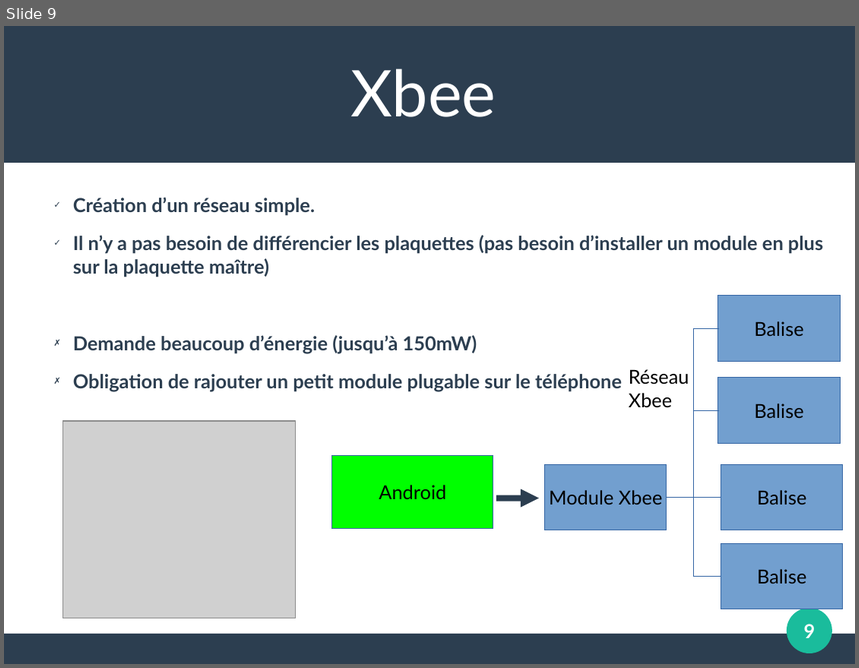
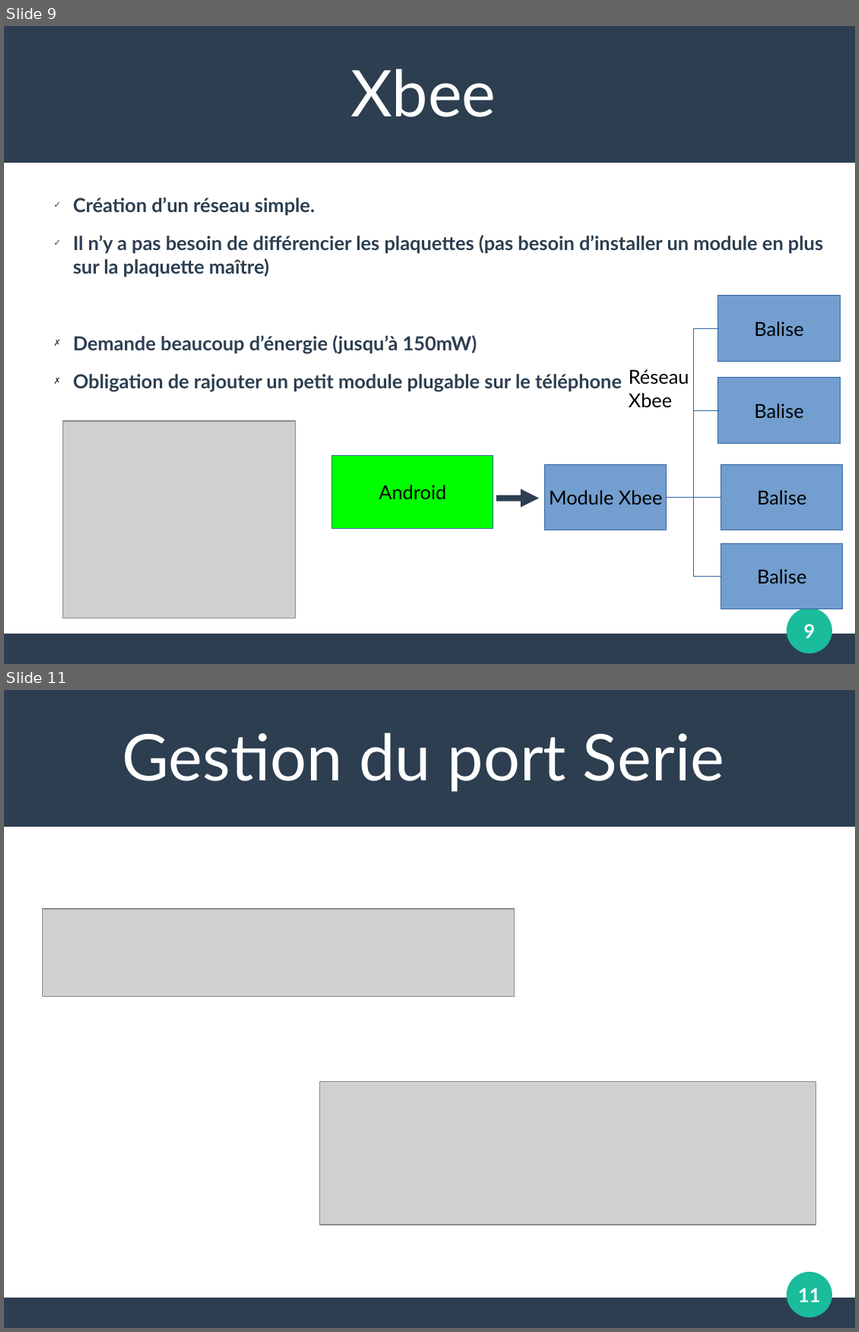
Before and after one commit to albanninou/ProjetBTS, a slide deck: Presentation premiere revue de projet.odp. Shown one above the other, each under a label of ours: slide 9 before the commit, slides 9 and 11 after it; the slides between them are not shown. The pictures are 859x668 and 859x1332 pixels, drawn with LibreOffice and Linux fonts; fonts in the diff are those of the drawing; grey boxes stand for pictures. Boxes give left, top, right and bottom in pixels: in the first picture for what was removed or moved away, otherwise in the second. Text is boxed around its words. In the diff, an @@ line names an element or a change of style, - is before the commit and + after.

```diff
--- a/Presentation premiere revue de projet.odp
+++ b/Presentation premiere revue de projet.odp
@@ slide 11 added at [4, 690, 855, 1328], background #FFFFFF; not listed: 3 template elements that a slide beside it also shows @@
@@ text added at [123, 733, 724, 792], 60 pt, text #FFFFFF @@
+Gestion du port Serie
@@ picture added at [43, 909, 515, 996] @@
@@ picture added at [320, 1082, 816, 1225] @@
@@ page number added at [798, 1288, 820, 1303], 18 pt, text #FFFFFF, bold @@
+11
```
Also in this commit, not shown: 7 other slides added, 1 slide removed, 21 other files.
